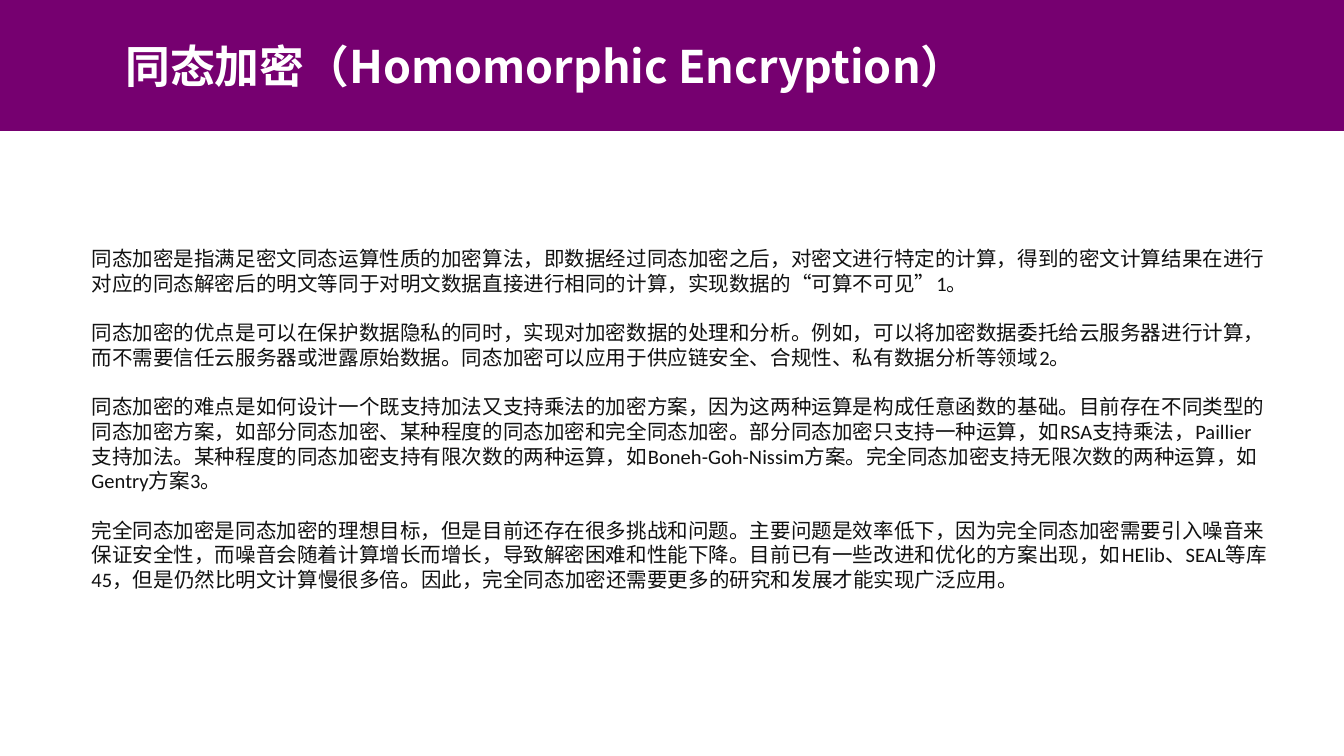
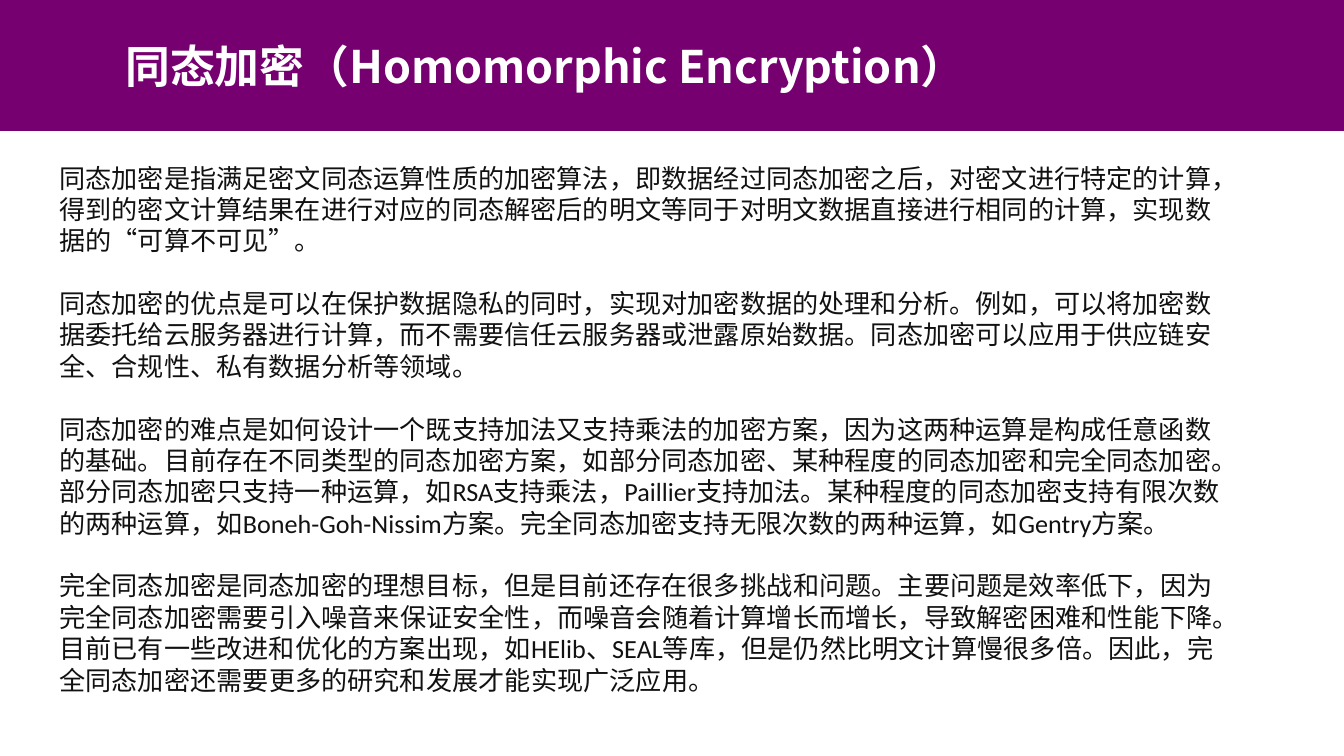
Before and after one commit to Murat2283/For_New_bing_1, a slide deck: slide 12 of 先_大数据安全与隐私_2/Oblivious Neural Network Predictions via MiniONN Transformations.pptx (slide 10 before the commit). Drawn at 1344x756 pixels with LibreOffice and Linux fonts; fonts in the diff are those of the drawing; background and template pictures are left out. Boxes give left, top, right and bottom in pixels: in the first picture for what was removed or moved away, otherwise in the second. Text is boxed around its words. In the diff, an @@ line names an element or a change of style, - is before the commit and + after.

```diff
--- a/先_大数据安全与隐私_2/Oblivious Neural Network Predictions via MiniONN Transformations.pptx
+++ b/先_大数据安全与隐私_2/Oblivious Neural Network Predictions via MiniONN Transformations.pptx
@@ text at (59,166,1238,692): text changed; size 11 to 14 pt @@
-同态加密是指满足密文同态运算性质的加密算法，即数据经过同态加密之后，对密文进行特定的计算，得到的密文计算结果在进行对应的同态解密后的明文等同于对明文数据直接进行相同的计算，实现数据的“可算不可见”1。
-同态加密的优点是可以在保护数据隐私的同时，实现对加密数据的处理和分析。例如，可以将加密数据委托给云服务器进行计算，而不需要信任云服务器或泄露原始数据。同态加密可以应用于供应链安全、合规性、私有数据分析等领域2。
-同态加密的难点是如何设计一个既支持加法又支持乘法的加密方案，因为这两种运算是构成任意函数的基础。目前存在不同类型的同态加密方案，如部分同态加密、某种程度的同态加密和完全同态加密。部分同态加密只支持一种运算，如RSA支持乘法，Paillier支持加法。某种程度的同态加密支持有限次数的两种运算，如Boneh-Goh-Nissim方案。完全同态加密支持无限次数的两种运算，如Gentry方案3。
-完全同态加密是同态加密的理想目标，但是目前还存在很多挑战和问题。主要问题是效率低下，因为完全同态加密需要引入噪音来保证安全性，而噪音会随着计算增长而增长，导致解密困难和性能下降。目前已有一些改进和优化的方案出现，如HElib、SEAL等库45，但是仍然比明文计算慢很多倍。因此，完全同态加密还需要更多的研究和发展才能实现广泛应用。
+同态加密是指满足密文同态运算性质的加密算法，即数据经过同态加密之后，对密文进行特定的计算，得到的密文计算结果在进行对应的同态解密后的明文等同于对明文数据直接进行相同的计算，实现数据的“可算不可见”。
+同态加密的优点是可以在保护数据隐私的同时，实现对加密数据的处理和分析。例如，可以将加密数据委托给云服务器进行计算，而不需要信任云服务器或泄露原始数据。同态加密可以应用于供应链安全、合规性、私有数据分析等领域。
+同态加密的难点是如何设计一个既支持加法又支持乘法的加密方案，因为这两种运算是构成任意函数的基础。目前存在不同类型的同态加密方案，如部分同态加密、某种程度的同态加密和完全同态加密。部分同态加密只支持一种运算，如RSA支持乘法，Paillier支持加法。某种程度的同态加密支持有限次数的两种运算，如Boneh-Goh-Nissim方案。完全同态加密支持无限次数的两种运算，如Gentry方案。
+完全同态加密是同态加密的理想目标，但是目前还存在很多挑战和问题。主要问题是效率低下，因为完全同态加密需要引入噪音来保证安全性，而噪音会随着计算增长而增长，导致解密困难和性能下降。目前已有一些改进和优化的方案出现，如HElib、SEAL等库，但是仍然比明文计算慢很多倍。因此，完全同态加密还需要更多的研究和发展才能实现广泛应用。
```
Also in this commit, not shown: 4 other slides changed, 4 slides added, 1 slide removed, 25 other files.
